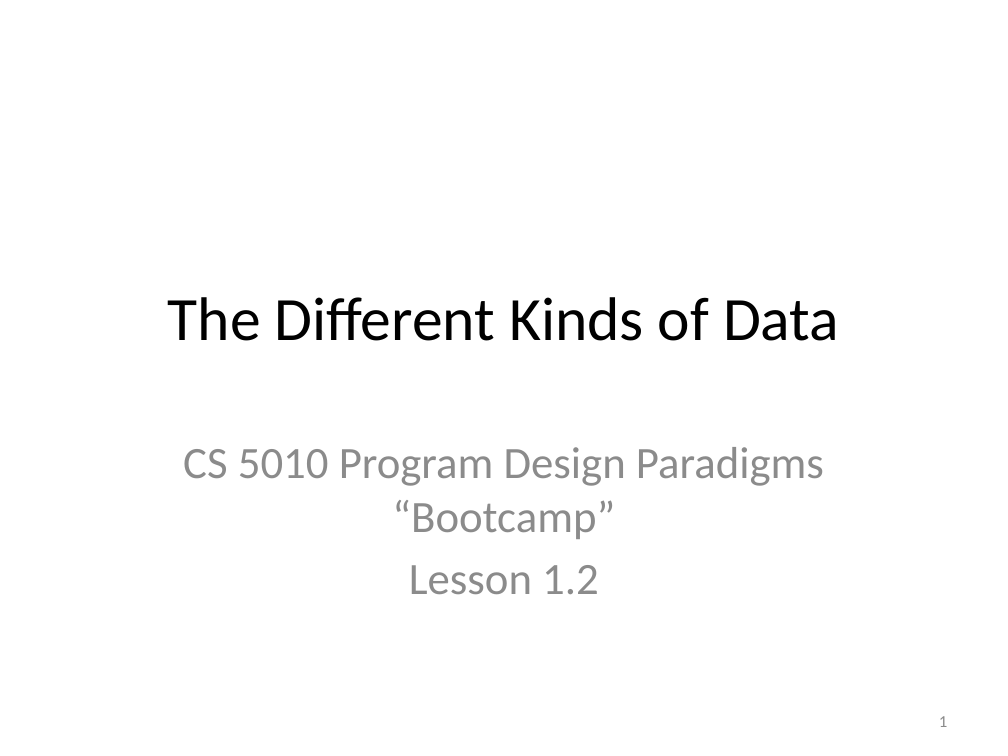
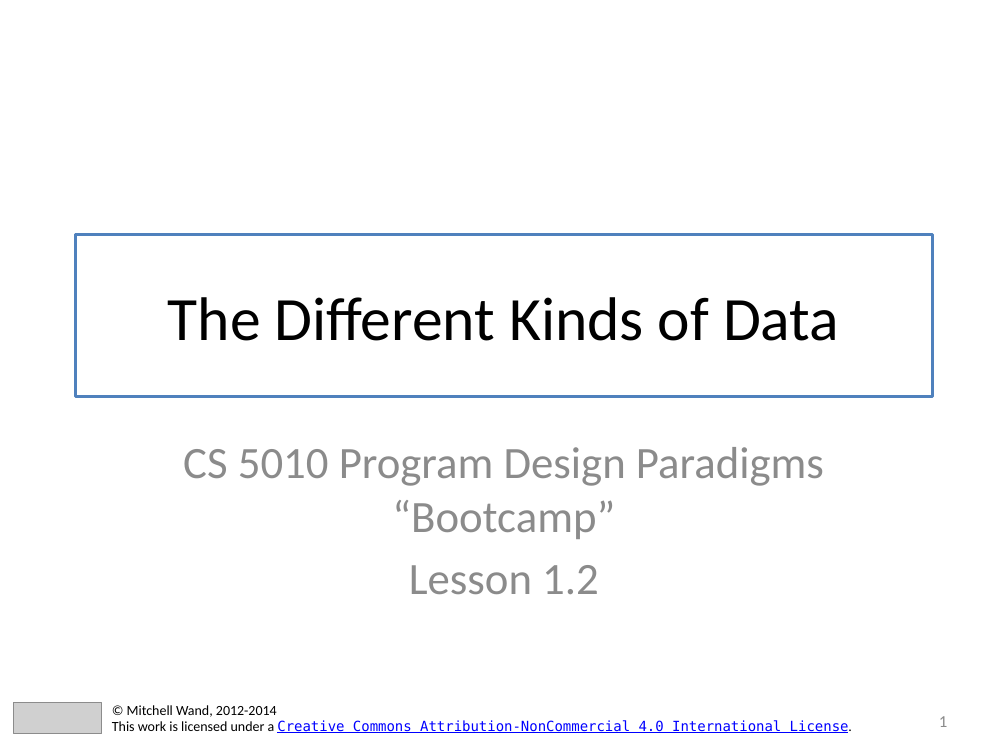
Before and after one commit to mwand/cs5010f16, a slide deck: slide 1 of Slides/Lesson 1.2 The Kinds of Data.pptx. Drawn at 1008x756 pixels with LibreOffice and Linux fonts; fonts in the diff are those of the drawing; grey boxes stand for pictures. Boxes give left, top, right and bottom in pixels: in the first picture for what was removed or moved away, otherwise in the second. Text is boxed around its words. In the diff, an @@ line names an element or a change of style, - is before the commit and + after.

```diff
--- a/Slides/Lesson 1.2 The Kinds of Data.pptx
+++ b/Slides/Lesson 1.2 The Kinds of Data.pptx
@@ title "The Different Kinds of Data": place and size @@
-title "The Different Kinds of Data" at [168, 297, 839, 341]
+title "The Different Kinds of Data" at [76, 235, 932, 397]
@@ title "The Different Kinds of Data" at [76, 235, 932, 397]: outline none to #4F81BD 2.25 pt @@
@@ picture added at [13, 703, 102, 734] @@
@@ text added at [112, 705, 852, 733], 10 pt, text #0000FF, underline @@
+© Mitchell Wand, 2012-2014
+This work is licensed under a Creative Commons Attribution-NonCommercial 4.0 International License.
```
Also in this commit, not shown: 44 other files.
